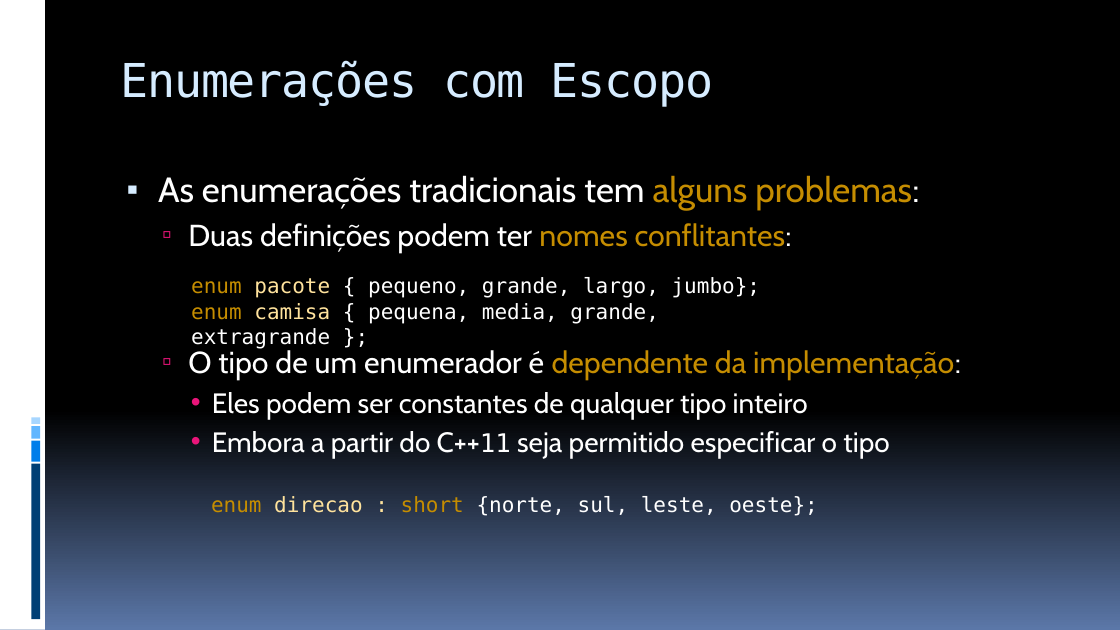
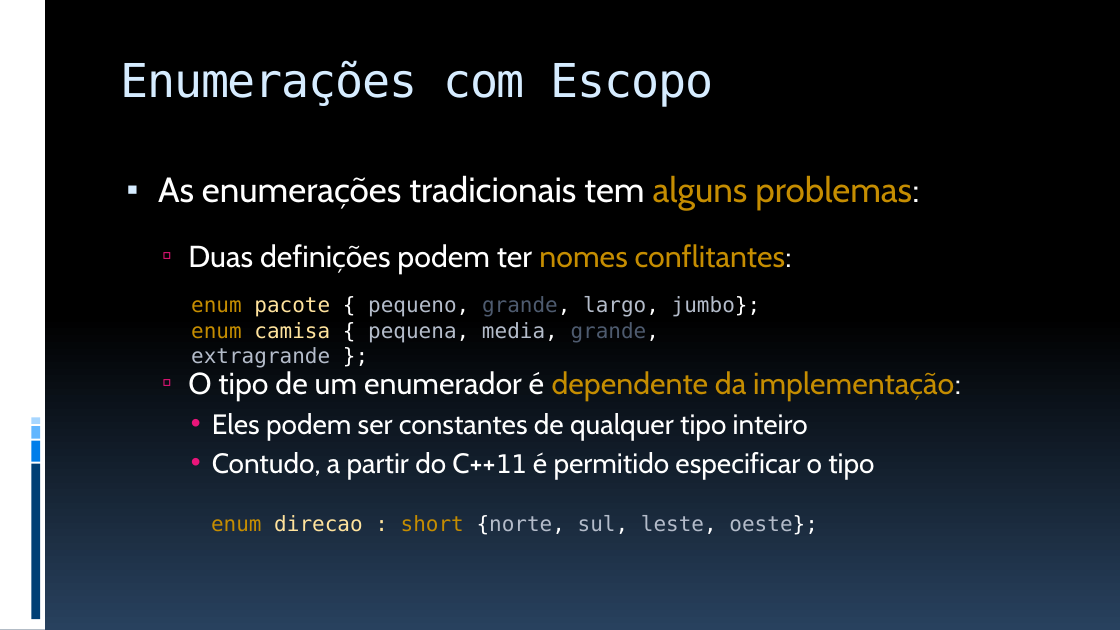
Before and after one commit to JudsonSS/ProgComp, a slide deck: slide 23 of Slides/13. Uniões e Enumerações.pptx (slide 21 before the commit). Drawn at 1120x630 pixels with LibreOffice and Linux fonts; fonts in the diff are those of the drawing. Boxes give left, top, right and bottom in pixels: in the first picture for what was removed or moved away, otherwise in the second. Text is boxed around its words. In the diff, an @@ line names an element or a change of style, - is before the commit and + after.

```diff
--- a/Slides/13. Uniões e Enumerações.pptx
+++ b/Slides/13. Uniões e Enumerações.pptx
@@ background gradient #000000 to #5B77A8 to gradient #000000 to #28415E @@
@@ text "enum pacote { pequeno, grande, ..." moved from (x1=191, y1=277, x2=760, y2=324) to (x1=191, y1=296, x2=761, y2=343) @@
@@ text "enum pacote { pequeno, grande, ..." at (x1=191, y1=296, x2=761, y2=343): text colour #FFFFFF to #B4BCCA in "pequeno, largo, jumbo};", "pequena, media, extragrande"; text colour #FFFFFF to #4E5B6F in "grande,", "grande," @@
@@ text at (x1=212, y1=452, x2=874, y2=479): text changed @@
-    • Embora a partir do C++11 seja permitido especificar o tipo
+    • Contudo, a partir do C++11 é permitido especificar o tipo
@@ text "enum direcao : short {norte, ..." moved from (x1=211, y1=496, x2=817, y2=516) to (x1=211, y1=515, x2=818, y2=535) @@
@@ text "enum direcao : short {norte, ..." at (x1=211, y1=515, x2=818, y2=535): text colour #FFFFFF to #B4BCCA in "{norte, sul, leste, oeste};" @@
```
Also in this commit, not shown: 23 other slides changed, 2 slides added, 5 other files.
